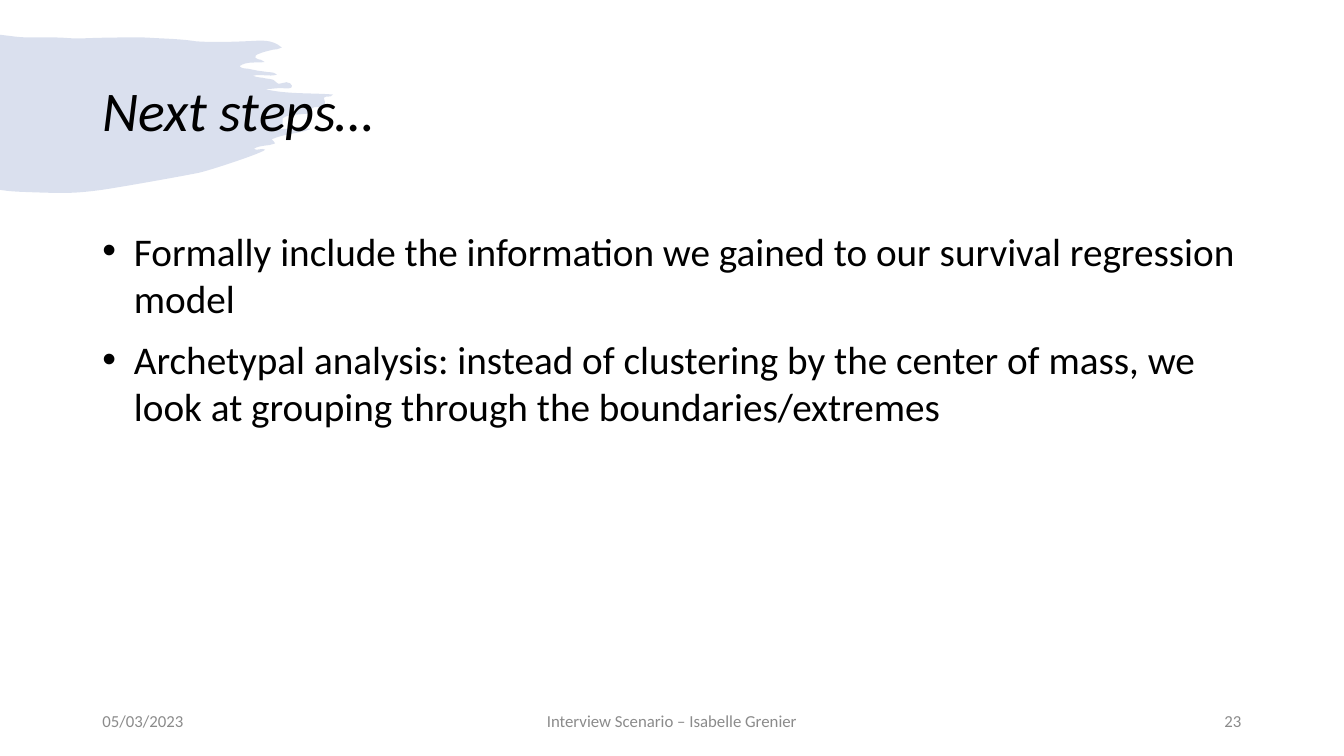
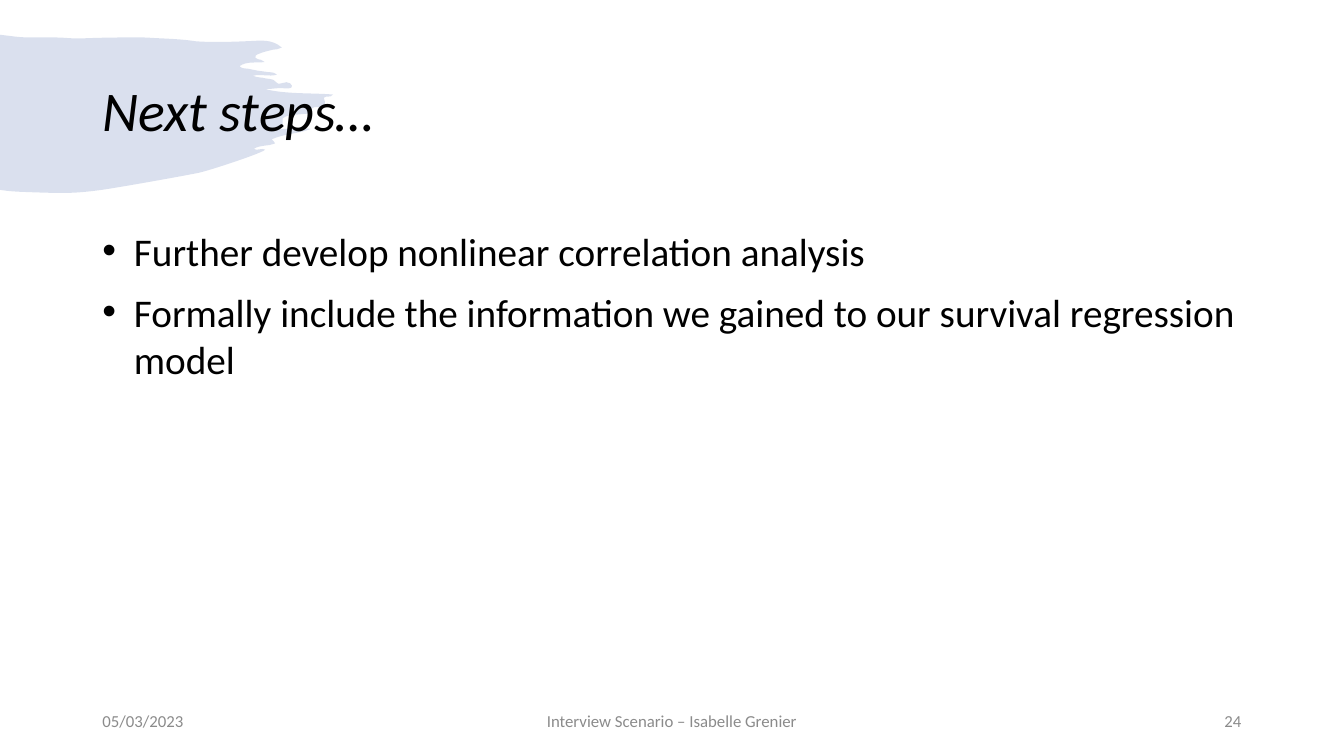
Before and after one commit to igrenier/TCGA_BRCA, a slide deck: slide 24 of presentation_05032023.pptx (slide 23 before the commit). Drawn at 1344x756 pixels with LibreOffice and Linux fonts; fonts in the diff are those of the drawing. Boxes give left, top, right and bottom in pixels: in the first picture for what was removed or moved away, otherwise in the second. Text is boxed around its words. In the diff, an @@ line names an element or a change of style, - is before the commit and + after.

```diff
--- a/presentation_05032023.pptx
+++ b/presentation_05032023.pptx
@@ text at <box>134,238,865,273</box>: paragraph added @@
+• Further develop nonlinear correlation analysis
@@ text at <box>134,346,1195,428</box>: paragraph removed @@
-• Archetypal analysis: instead of clustering by the center of mass, we look at grouping through the boundaries/extremes
@@ page number at <box>1224,716,1241,727</box>: text changed @@
-23
+24
```
Also in this commit, not shown: 7 other slides changed, 1 slide added.
